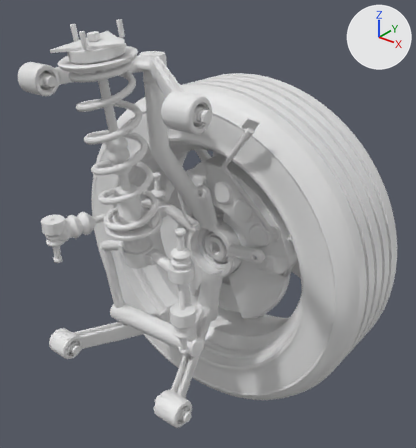
The glTF model web/public/assets/corner-fl.glb, before and after one commit.
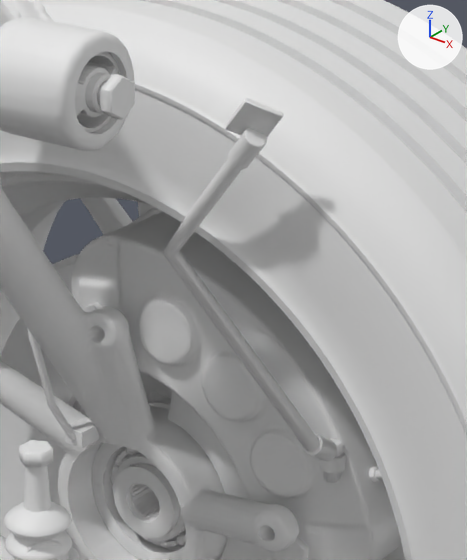
Each version is shown whole from a 50 mm lens placed at (2.364, -0.254, 1.09), pointed at (1.607, 0.693, 0.503), then close up on the part from 40% to 77% of the width and 19% to 60% of the height. The axes (+X, +Y, +Z) are drawn at upper right. The lights are the same throughout. The older version's two pictures come first. Where no turn or scale is listed for an object, it has been applied to the vertices. Vertices at exactly the same position are counted once.
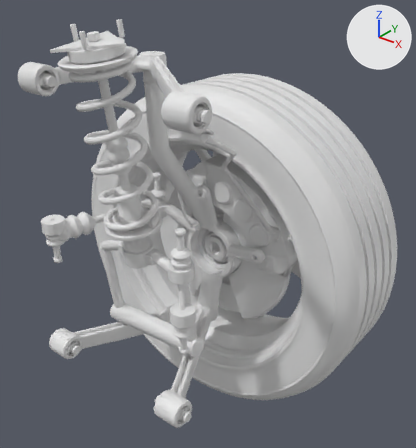
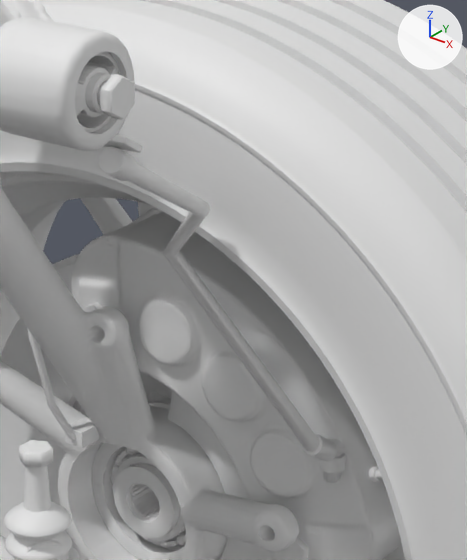
Where the newer file only moved an object's origin or applied its transform, the numbers keep the older frame.

The change in detail:
me_mesh_1 is used by ob_mesh_1; location (1.313, 0.8743, 0.2422).
me_mesh_1 had 440 vertices, 856 faces and spanned x 0.341..0.469, y -0.241..-0.14, z 0.258..0.552.
me_mesh_1 now has 440 vertices, 856 faces and spans x 0.341..0.469, y -0.386..-0.14, z 0.258..0.564.
me_mesh_1 part 1: a new loose piece of 96 vertices spanning x 0.424..0.445, y -0.376..-0.347, z 0.526..0.551, in mat_steel_zinc (white #e7e7e7).
me_mesh_1 part 2: a new loose piece of 24 vertices spanning x 0.42..0.454, y -0.386..-0.352, z 0.546..0.564, in mat_steel_dark (white #e7e7e7).
me_mesh_1 part 3: the loose piece of 96 vertices spanning x 0.417..0.445, y -0.238..-0.218, z 0.502..0.531 is deleted.
me_mesh_1 part 4: the loose piece of 24 vertices spanning x 0.419..0.455, y -0.241..-0.217, z 0.518..0.552 is deleted.
Part 5, on me_mesh_1:
12 vertices are removed from x 0.433..0.441, y -0.235..-0.224, z 0.519..0.527.
34 faces are deleted.
3 vertices in x 0.388..0.391, y -0.211..-0.209, z 0.46..0.464 move by (0.001, -0.001, 0.002).
7 vertices move from x 0.383..0.39, y -0.22..-0.209, z 0.459..0.467 to x 0.382..0.39, y -0.219..-0.211, z 0.458..0.467.
12 vertices are added at x 0.431..0.443, y -0.372..-0.366, z 0.538..0.548.
34 new faces join them, mat_rubber (white #e7e7e7).
Other edits to the shape of me_mesh_1 do not show in these pictures.

Changed parts and their boxes [x1, y1, x2, y2] in the close-ups (467 x 560 px; the box of a moved part takes in the faces that stretch with it):
'Mesh_1', reshaped (35% wider, 10% shorter): before [163, 98, 346, 483]; after [98, 135, 346, 483]
part 1 of me_mesh_1, added: after [98, 147, 138, 181]
part 2 of me_mesh_1, added: after [104, 135, 142, 153]
part 3 of me_mesh_1, deleted: before [228, 128, 267, 169]
part 4 of me_mesh_1, deleted: before [225, 98, 283, 137]
part 5 of me_mesh_1, moved or reshaped: before [163, 159, 242, 256]; after [129, 164, 210, 256]
